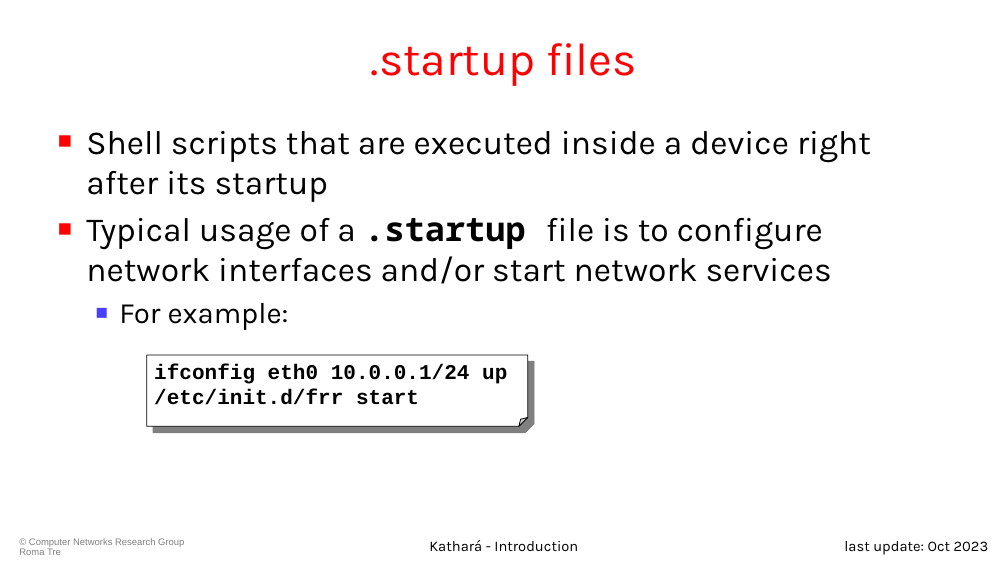
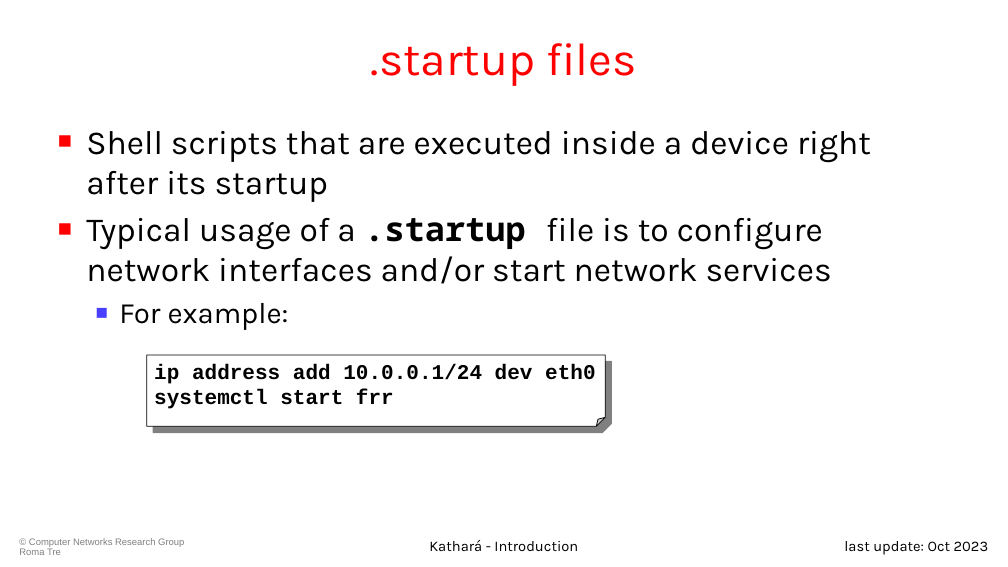
Before and after one commit to KatharaFramework/Kathara-Labs, a slide deck: slide 30 of tutorials/introduction/001-kathara-introduction.pptx. Drawn at 1008x567 pixels with LibreOffice and Linux fonts; fonts in the diff are those of the drawing; background and template pictures are left out. Boxes give left, top, right and bottom in pixels: in the first picture for what was removed or moved away, otherwise in the second. Text is boxed around its words. In the diff, an @@ line names an element or a change of style, - is before the commit and + after.

Commit message:
Upgraded frr introduction slides

```diff
--- a/tutorials/introduction/001-kathara-introduction.pptx
+++ b/tutorials/introduction/001-kathara-introduction.pptx
@@ folded corner "ip address add 10.0.0.1/24 dev ..." resized from (x1=147, y1=355, x2=528, y2=426) to (x1=147, y1=355, x2=605, y2=426) @@
@@ text in folded corner at (x1=160, y1=364, x2=595, y2=409): text changed @@
-ifconfig eth0 10.0.0.1/24 up
-/etc/init.d/frr start
+ip address add 10.0.0.1/24 dev eth0
+systemctl start frr
```
Also in this commit, not shown: 10 other files.
